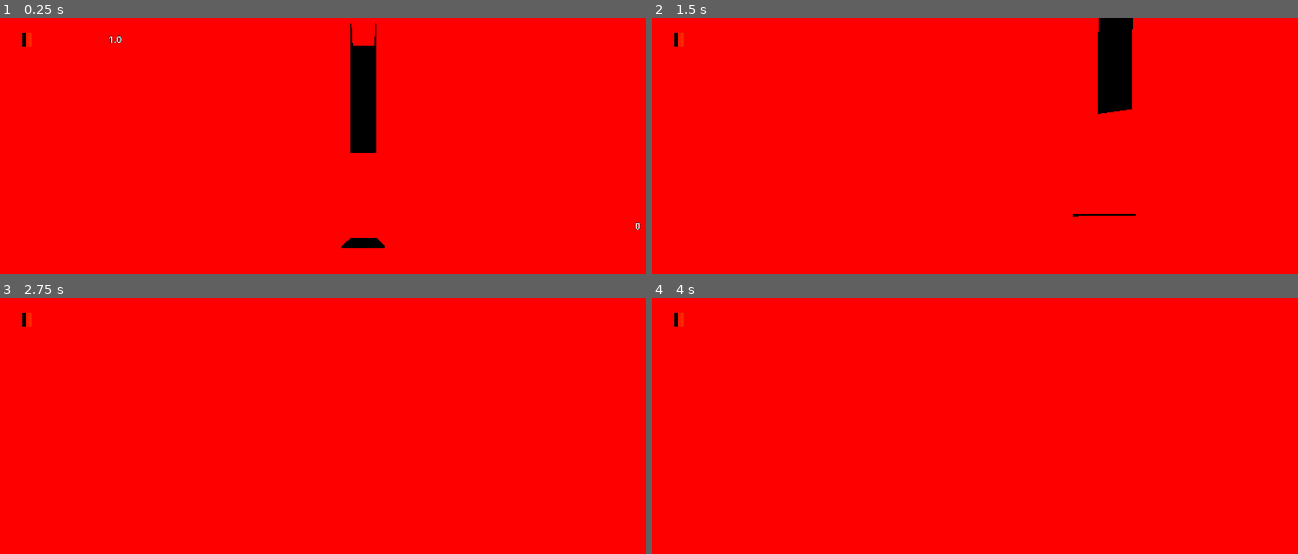
Above: before the commit, frames 1-4 (two rows, left to right).
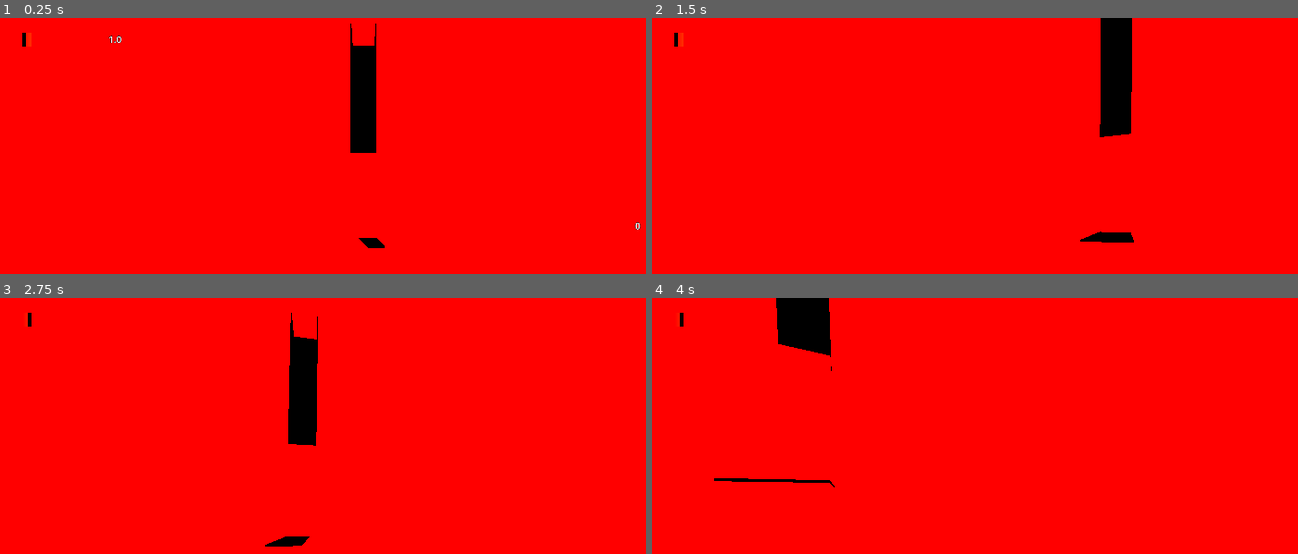
Above: after the commit, the same moments.

Repository: KhanA6N2/depth-game
Game: Godot game, scene res://Scenes/World.tscn
The game is run twice, just before and just after one commit, with the same random seed, the same clock (stepped at 60 frames per second) and the same inputs.
Inputs (mouse positions are in pixels of both pictures, inside the frame that each line leads up to):
- Up to frame 1 (0.25 s): no input
- Up to frame 2 (1.5 s): tap Enter at 0.5 s; move the mouse to (1058, 225) at 0.52 s; hold W (up) from 0.53 s (still down); tap E (e) at 0.6 s; move the mouse to (981, 227) at 1.27 s; tap Ctrl (ctrl) at 1.35 s
- Up to frame 3 (2.75 s): keep holding W (up); tap E (e) at 1.55, 2.1 s; move the mouse to (381, 497) at 2.02 s
- Up to frame 4 (4 s): keep holding W (up); tap Space (space) at 2.75 s; move the mouse to (1007, 513) at 2.77 s; click (1007, 513) at 2.85 s; tap E (e) at 3.05, 3.8 s; move the mouse to (1071, 510) at 3.52 s; right-click (1071, 510) at 3.6 s

The runs differ from the first frame. In frame 1, 0.1% of the frame differs, in the area x 52-57%, y 85-90%; in frame 2, 1.0%; in frame 3, 2.1%, in the area x 3-50%, y 5-98%; in frame 4, 1.9%.

Commit message:
Changed collision layers (check over again later)

Diff:
--- a/Scenes/Extrusion.tscn
+++ b/Scenes/Extrusion.tscn
@@ -17,12 +17,16 @@
 [node name="CSGBox3D5" type="CSGBox3D" parent="."]
 layers = 4
 use_collision = true
+collision_layer = 2
+collision_mask = 0
 size = Vector3(0.98, 0.1, 0.98)
 
 [node name="CSGBox3D" type="CSGBox3D" parent="."]
 transform = Transform3D(1, 0, 0, 0, 1, 0, 0, 0, 1, -0.495, 0, 0)
 layers = 4
 use_collision = true
+collision_layer = 2
+collision_mask = 0
 size = Vector3(0.01, 0.1, 1)
 material = SubResource("StandardMaterial3D_wec01")
 
@@ -30,6 +34,8 @@
 transform = Transform3D(1, 0, 0, 0, 1, 0, 0, 0, 1, 0.495, 0, 0)
 layers = 4
 use_collision = true
+collision_layer = 2
+collision_mask = 0
 size = Vector3(0.01, 0.1, 1)
 material = SubResource("StandardMaterial3D_0262w")
 
@@ -37,6 +43,8 @@
 transform = Transform3D(1, 0, 0, 0, 1, 0, 0, 0, 1, 0, 0, 0.495)
 layers = 4
 use_collision = true
+collision_layer = 2
+collision_mask = 0
 size = Vector3(0.98, 0.1, 0.01)
 material = SubResource("StandardMaterial3D_ntjgp")
 
@@ -44,5 +52,7 @@
 transform = Transform3D(1, 0, 0, 0, 1, 0, 0, 0, 1, 0, 0, -0.495)
 layers = 4
 use_collision = true
+collision_layer = 2
+collision_mask = 0
 size = Vector3(0.98, 0.1, 0.01)
 material = SubResource("StandardMaterial3D_ogofl")
--- a/Scenes/World.tscn
+++ b/Scenes/World.tscn
@@ -74,6 +74,7 @@
 [node name="Extrusion_Shadow" parent="." instance=ExtResource("4_uo7di")]
 
 [node name="CharacterBody3D" type="CharacterBody3D" parent="."]
+collision_mask = 2
 script = ExtResource("1_a02cp")
 
 [node name="MeshInstance3D" type="MeshInstance3D" parent="CharacterBody3D"]
@@ -96,51 +97,73 @@
 [node name="CSGBox3D" type="CSGBox3D" parent="."]
 transform = Transform3D(1, 0, 0, 0, 1, 0, 0, 0, 1, 0, -1.5, 0)
 use_collision = true
+collision_layer = 2
+collision_mask = 0
 size = Vector3(3, 1, 3)
 
 [node name="CSGBox3D2" type="CSGBox3D" parent="."]
 transform = Transform3D(1, 0, 0, 0, 1, 0, 0, 0, 1, 0, -1.5, -25)
 use_collision = true
+collision_layer = 2
+collision_mask = 0
 size = Vector3(3, 1, 13)
 
 [node name="CSGBox3D3" type="CSGBox3D" parent="."]
 transform = Transform3D(1, 0, 0, 0, 1, 0, 0, 0, 1, 0, -11.5, -13.5)
 use_collision = true
+collision_layer = 2
+collision_mask = 0
 size = Vector3(3, 1, 25)
 
 [node name="CSGBox3D4" type="CSGBox3D" parent="."]
 transform = Transform3D(1, 0, 0, 0, 1, 0, 0, 0, 1, 0, 4, -32)
 use_collision = true
+collision_layer = 2
+collision_mask = 0
 size = Vector3(3, 10, 1)
 
 [node name="CSGBox3D5" type="CSGBox3D" parent="."]
 transform = Transform3D(1, 0, 0, 0, 1, 0, 0, 0, 1, 0, 8.5, -34)
 use_collision = true
+collision_layer = 2
+collision_mask = 0
 size = Vector3(3, 1, 3)
 
 [node name="CSGBox3D6" type="CSGBox3D" parent="."]
 transform = Transform3D(1, 0, 0, 0, 1, 0, 0, 0, 1, 0, 23.5, -37)
 use_collision = true
+collision_layer = 2
+collision_mask = 0
 size = Vector3(3, 1, 3)
 
 [node name="NonBuildableSurface" parent="." instance=ExtResource("6_45d1s")]
 transform = Transform3D(1, 0, 0, 0, 1, 0, 0, 0, 1, 0, -0.95, 0)
+collision_layer = 2
+collision_mask = 0
 size = Vector3(3, 0.1, 3)
 
 [node name="NonBuildableSurface2" parent="." instance=ExtResource("6_45d1s")]
 transform = Transform3D(1, 0, 0, 0, 1, 0, 0, 0, 1, 0, -0.95, -25)
+collision_layer = 2
+collision_mask = 0
 size = Vector3(3, 0.1, 13)
 
 [node name="NonBuildableSurface3" parent="." instance=ExtResource("6_45d1s")]
 transform = Transform3D(1, 0, 0, 0, -4.37114e-08, -1, 0, 1, -4.37114e-08, 0, 16.5, -35.45)
+collision_layer = 2
+collision_mask = 0
 size = Vector3(2.8, 0.1, 15)
 
 [node name="NonBuildableSurface4" parent="." instance=ExtResource("6_45d1s")]
 transform = Transform3D(-4.37114e-08, -1, 0, -4.37114e-08, 1.91069e-15, -1, 1, -4.37114e-08, -4.37114e-08, -1.45, 16.5, -33.5)
+collision_layer = 2
+collision_mask = 0
 size = Vector3(4, 0.1, 15)
 
 [node name="NonBuildableSurface5" parent="." instance=ExtResource("6_45d1s")]
 transform = Transform3D(-4.37114e-08, 1, -4.37114e-08, 0, -4.37114e-08, -1, -1, -4.37114e-08, 1.91069e-15, 1.45, 16.5, -33.5)
+collision_layer = 2
+collision_mask = 0
 size = Vector3(4, 0.1, 15)
 
 [node name="Control" type="Control" parent="."]
@@ -213,3 +236,17 @@
 theme_override_font_sizes/font_size = 32
 horizontal_alignment = 1
 vertical_alignment = 1
+
+[node name="CSGBox3D7" type="CSGBox3D" parent="."]
+transform = Transform3D(0.00162311, 0.734677, -0.678415, 0, 0.678416, 0.734678, 0.999999, -0.00119246, 0.00110114, 0, 0, -2.89891)
+use_collision = true
+collision_layer = 2
+collision_mask = 0
+size = Vector3(1, 0.5, 2.63)
+
+[node name="CSGBox3D8" type="CSGBox3D" parent="."]
+transform = Transform3D(0.302187, -0.700331, 0.646699, 9.19919e-09, 0.678416, 0.734678, -0.953249, -0.22201, 0.205009, 1.42883, 0, -2.89891)
+use_collision = true
+collision_layer = 2
+collision_mask = 0
+size = Vector3(1, 0.5, 2.63)
--- a/Scripts/cursor_indicator.gd
+++ b/Scripts/cursor_indicator.gd
@@ -7,7 +7,7 @@
 
 
 # Called every frame. 'delta' is the elapsed time since the previous frame.
-func _process(delta: float) -> void:
+func _process(_delta: float) -> void:
 	global_position = get_global_mouse_position()
 
 #func _unhandled_input(event: InputEvent) -> void:
